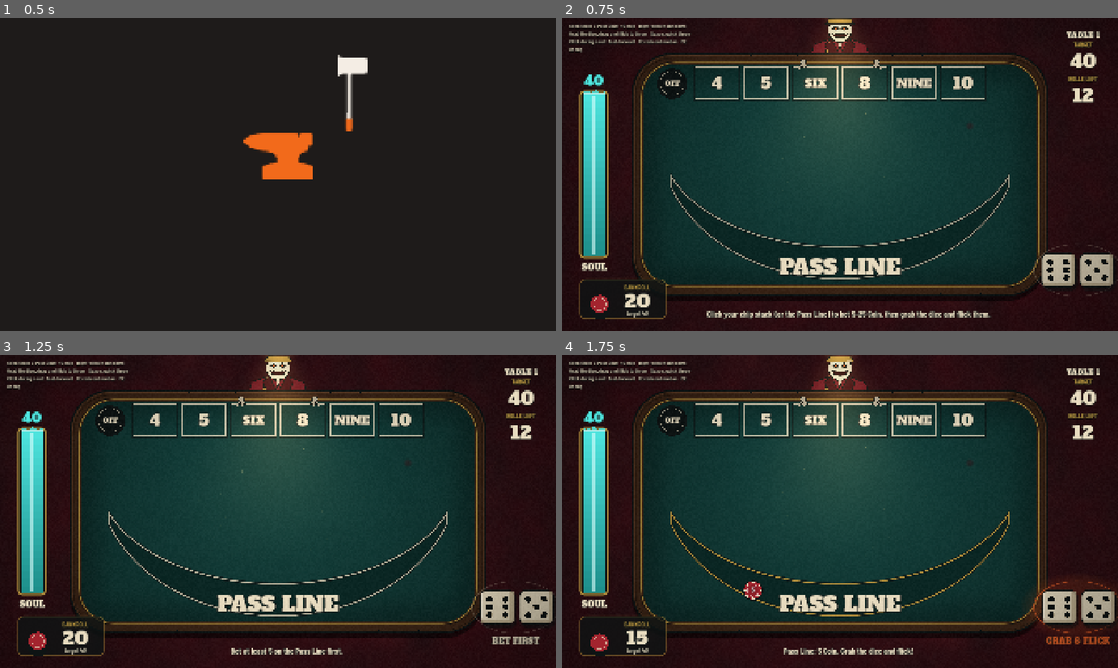
Above: before the commit, frames 1-4 (two rows, left to right).
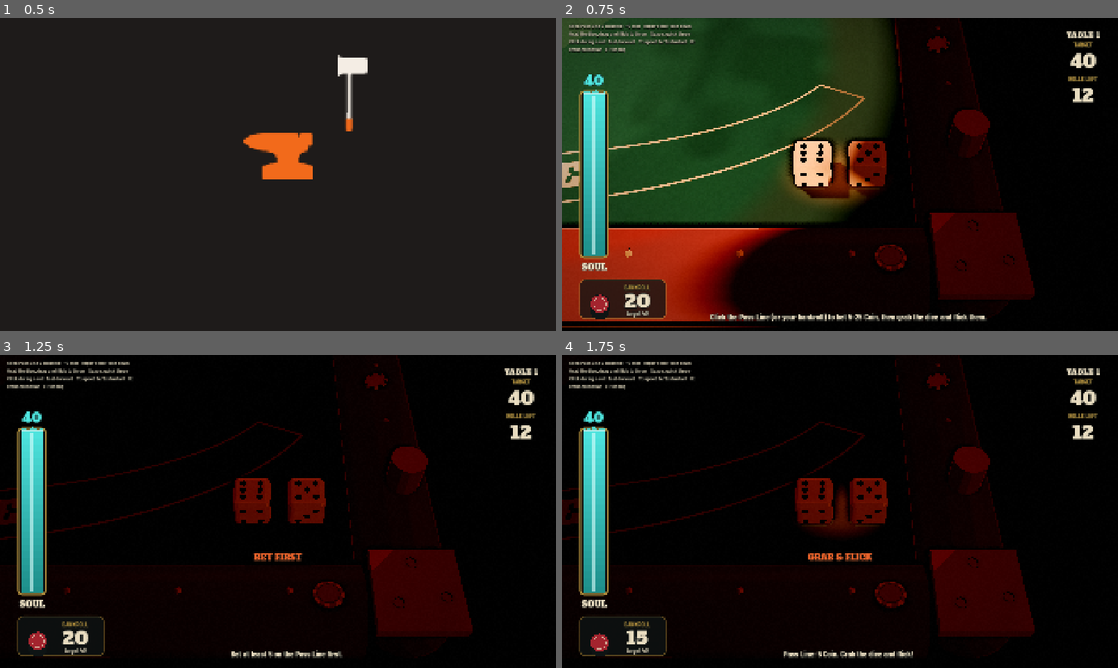
Above: after the commit, the same moments.

Repository: cashdvs/rogue-craps
Game: Godot game, scene res://scenes/studio_splash.tscn
The game is run twice, just before and just after one commit, with the same random seed, the same clock (stepped at 60 frames per second) and the same inputs.
Inputs (mouse positions are in pixels of both pictures, inside the frame that each line leads up to):
- Up to frame 1 (0.5 s): no input
- Up to frame 2 (0.75 s): tap Enter at 0.5, 0.6 s; move the mouse to (962, 158) at 0.52 s; hold Up from 0.53 s (still down); click (962, 158) at 0.67 s
- Up to frame 3 (1.25 s): keep holding Up; tap Space at 0.77 s
- Up to frame 4 (1.75 s): release Up at 1.25 s; drag from (623, 636) to (812, 574) at 1.27 s

Frame 1 is identical in both runs. In frame 2, 88% of the frame differs, in the area x 0-100%, y 0-100%; in frame 3, 88%; in frame 4, 89%.

Commit message:
Splash on the 3D table: boot/next_scene and CI TABLE_SCENE = table_3d.tscn; test expects table_3d; AGENTS play notes

Diff:
--- a/project.godot
+++ b/project.godot
@@ -30,7 +30,7 @@
 
 [boot]
 
-next_scene="res://scenes/table.tscn"
+next_scene="res://scenes/table_3d.tscn"
 
 [debug]
 
--- a/scripts/splash/studio_splash.gd
+++ b/scripts/splash/studio_splash.gd
@@ -28,7 +28,7 @@
 ## Emitted right before the scene changes.
 signal finished(skipped: bool)
 
-const DEFAULT_NEXT_SCENE: String = "res://scenes/table.tscn"
+const DEFAULT_NEXT_SCENE: String = "res://scenes/table_3d.tscn"
 ## project.godot setting with the scene to open after the splash.
 const NEXT_SCENE_SETTING: String = "boot/next_scene"
 const SFX_DIR: String = "res://audio/sfx/"
--- a/tests/test_studio_splash.gd
+++ b/tests/test_studio_splash.gd
@@ -38,6 +38,7 @@
 	var packed := load(SPLASH) as PackedScene
 	_check(packed != null, "splash scene loads")
 	var next_path := str(ProjectSettings.get_setting("boot/next_scene", ""))
+	_check(next_path == "res://scenes/table_3d.tscn", "boot/next_scene is the 3D table (%s)" % next_path)
 	_check(next_path != "" and load(next_path) is PackedScene, "boot/next_scene points at a loadable scene (%s)" % next_path)
 	var tl: Dictionary = (load("res://scripts/splash/studio_splash.gd") as GDScript).load_timeline("res://assets/branding/studio/splash_timings.json")
 	_check(not tl.is_empty() and tl.has("layers") and tl.has("reduced_motion"), "motion spec splash_timings.json parses")
Not shown, changed: .github/workflows/ci.yml
Not shown, changed: AGENTS.md
Not shown, changed: assets/branding/studio/GODOT.md
